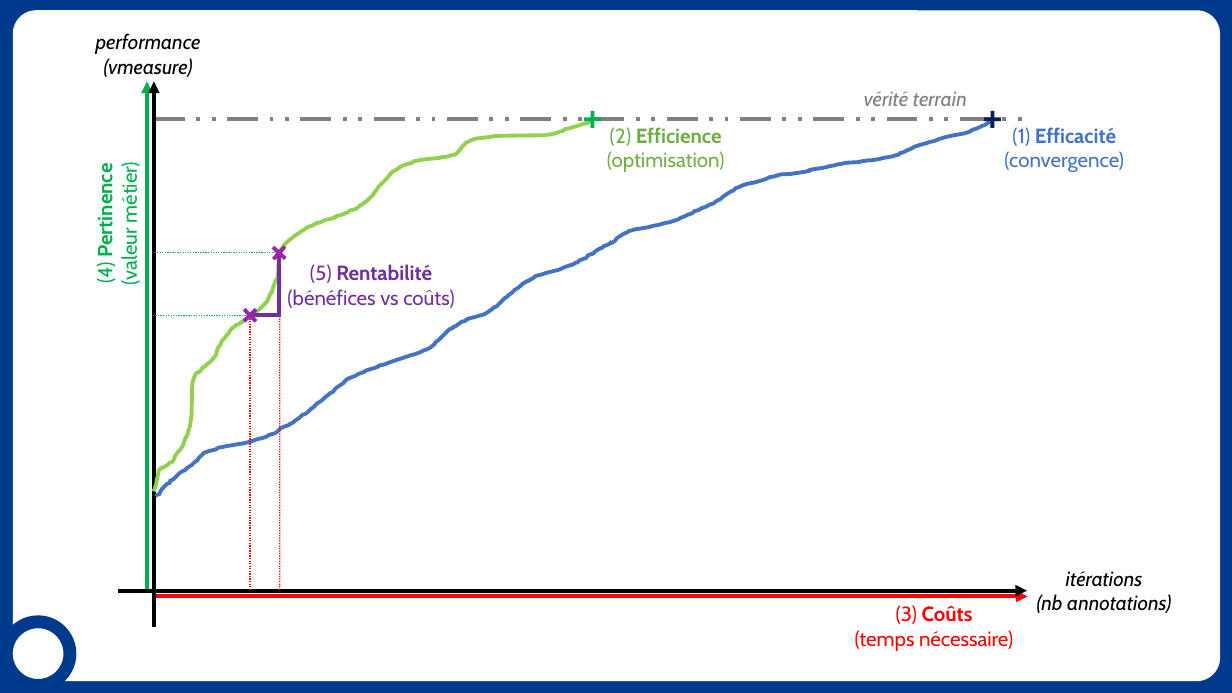
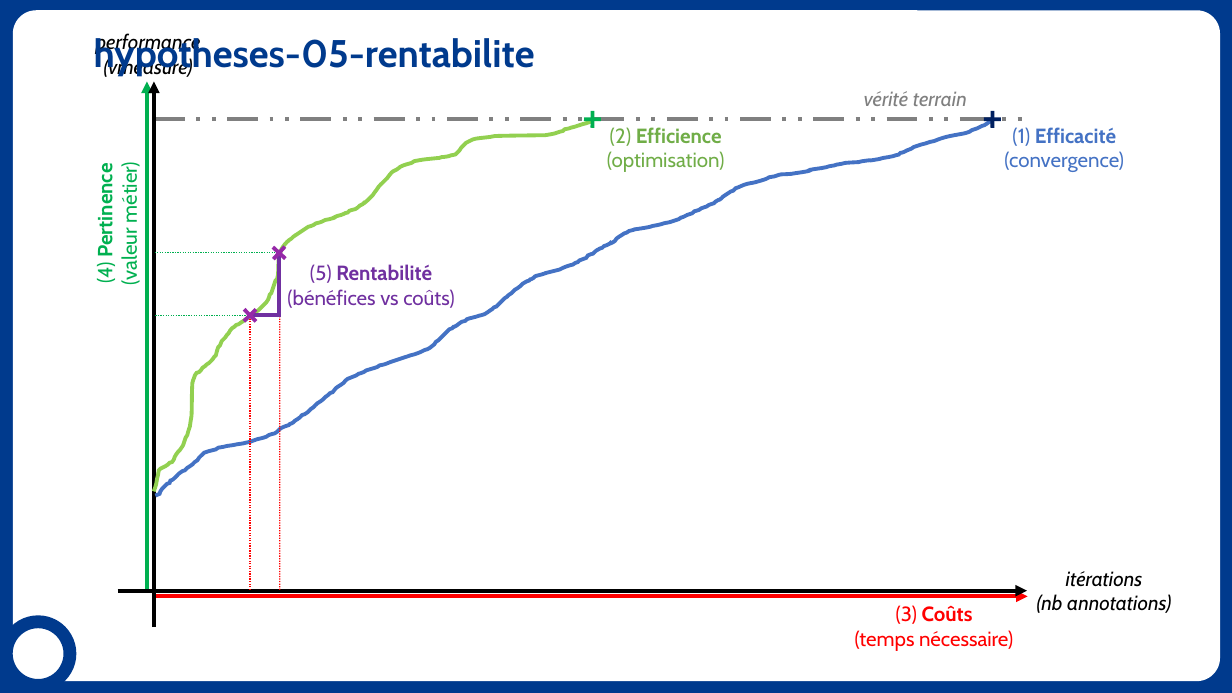
Before and after one commit to erwanschild/interactive-clustering-phd-report, a slide deck: slide 8 of draft/hypotheses.pptx. Drawn at 1232x693 pixels with LibreOffice and Linux fonts; fonts in the diff are those of the drawing; background and template pictures are left out. Boxes give left, top, right and bottom in pixels: in the first picture for what was removed or moved away, otherwise in the second. Text is boxed around its words. In the diff, an @@ line names an element or a change of style, - is before the commit and + after.

```diff
--- a/draft/hypotheses.pptx
+++ b/draft/hypotheses.pptx
@@ title added at <box>94,34,535,76</box>, 30 pt, text #003A8D, bold @@
+hypotheses-05-rentabilite
```
Also in this commit, not shown: 7 other slides changed, 1 slide added, 13 other files.
